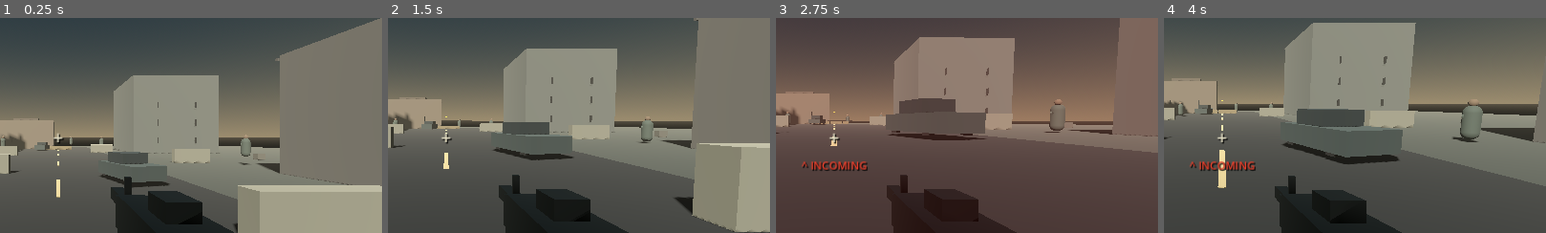
Above: before the commit, frames 1-4 (left to right).
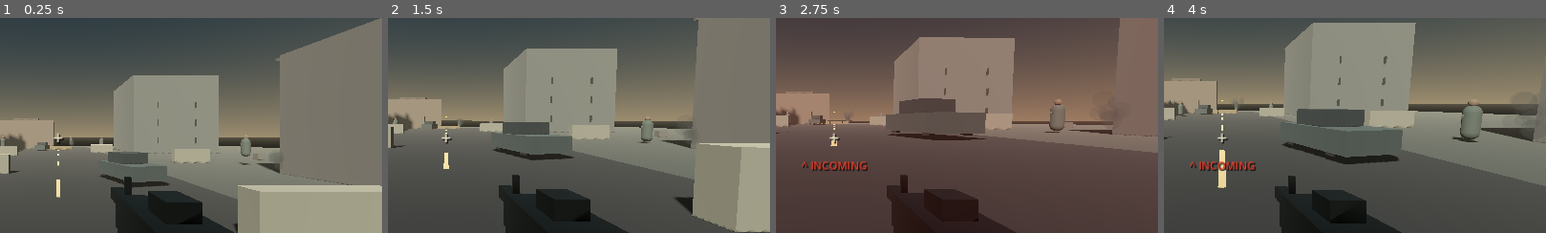
Above: after the commit, the same moments.

Repository: Liladizilla/operation-blackout
Game: Godot game, scene res://scenes/main.tscn
Same seed, same stepped clock (60 frames per second), same inputs: the game is played once before the commit and once after it.
Inputs (mouse positions are % of the whole screen's width and height, from its top left):
- Up to frame 1 (0.25 s): no input
- Up to frame 2 (1.5 s): tap Enter at 0.5 s; move the mouse to (55, 50) at 0.52 s; hold W (move_forward) from 0.53 s (still down); tap Ctrl (crouch) at 0.6 s; click (55, 50) at 0.67 s; tap Space (jump) at 0.77 s; move the mouse to (45, 50) at 1.27 s; tap F (interact) at 1.35 s
- Up to frame 3 (2.75 s): keep holding W (move_forward); tap Space (jump) at 1.52 s; move the mouse to (52, 48) at 2.02 s; tap Z (prone) at 2.1 s
- Up to frame 4 (4 s): keep holding W (move_forward); move the mouse to (49, 52) at 2.77 s; tap Shift (sprint) at 2.85 s; click (49, 52) at 2.92 s; tap Space (jump) at 3.02, 3.77 s; move the mouse to (57, 51) at 3.52 s; tap Ctrl (crouch) at 3.6 s
The pictures show only the part of the screen within x 42-92%, y 22-72%; the shares and areas given below are measured in that part.

The runs differ from the first frame. In frame 1, less than 0.1% of the frame differs, in the area x 18-74%, y 57-68%; in frame 2, 0.1%; in frame 3, 0.2%; in frame 4, 0.3%, in the area x 18-98%, y 35-52%.

Commit message:
Add lightweight drifting battlefield smoke plumes

Diff:
--- a/scripts/main.gd
+++ b/scripts/main.gd
@@ -15,6 +15,7 @@
     _setup_input()
     _build_environment()
     _build_arena()
+    _spawn_atmosphere()
     _spawn_player()
     _spawn_enemies()
     _spawn_objective()
@@ -88,6 +89,42 @@
 
 func _build_environment() -> void:
     _setup_environment()
+
+
+func _spawn_atmosphere() -> void:
+    _smoke_plume(Vector3(-12.0, 1.0, -18.0), 22)
+    _smoke_plume(Vector3(15.0, 0.5, 7.0), 18)
+    _smoke_plume(Vector3(3.0, 0.8, -35.0), 20)
+
+func _smoke_plume(pos: Vector3, particle_count: int) -> void:
+    var particles := CPUParticles3D.new()
+    particles.name = "BattlefieldSmoke"
+    particles.position = pos
+    particles.amount = particle_count
+    particles.lifetime = 5.5
+    particles.preprocess = 2.0
+    particles.emitting = true
+    particles.direction = Vector3(0.0, 1.0, 0.0)
+    particles.spread = 24.0
+    particles.gravity = Vector3(0.0, -0.12, 0.0)
+    particles.initial_velocity_min = 0.25
+    particles.initial_velocity_max = 0.8
+    particles.angular_velocity_min = -12.0
+    particles.angular_velocity_max = 12.0
+    particles.scale_amount_min = 0.7
+    particles.scale_amount_max = 1.7
+    var puff := SphereMesh.new()
+    puff.radius = 0.32
+    puff.height = 0.64
+    var smoke_mat := StandardMaterial3D.new()
+    smoke_mat.shading_mode = BaseMaterial3D.SHADING_MODE_UNSHADED
+    smoke_mat.transparency = BaseMaterial3D.TRANSPARENCY_ALPHA
+    smoke_mat.blend_mode = BaseMaterial3D.BLEND_MODE_MIX
+    smoke_mat.albedo_color = Color(0.26, 0.27, 0.25, 0.19)
+    smoke_mat.roughness = 1.0
+    puff.material = smoke_mat
+    particles.mesh = puff
+    add_child(particles)
 
 func _build_arena() -> void:
     _box("Ground", Vector3(0, -0.5, 0), Vector3(100, 1, 100), Color(0.19, 0.20, 0.18), true)
